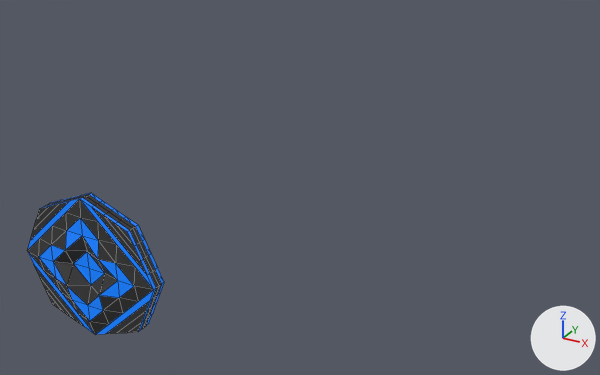
The FBX model Assets/CustomModels/tablet.fbx: old version first, new version second.
Rendered twice from a 50 mm lens placed at (1.126, -1.317, 1.098), pointed at (0.352, 0.09, 0.394). Lighting does not change. The marker at lower right points along +X, +Y and +Z. Mesh edges are drawn as thin lines. Where no turn or scale is listed for an object, it has been applied to the vertices. Vertices at the same position are counted once.
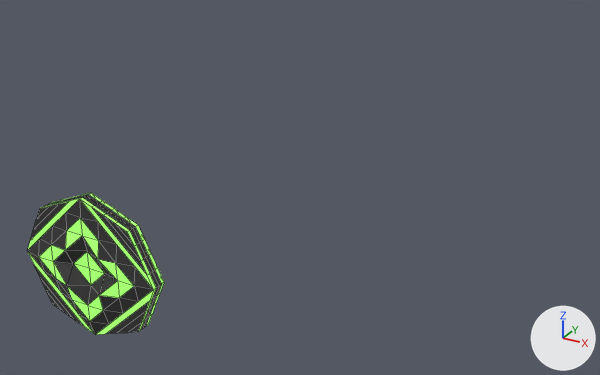
The newer file is also rescaled (x2.25), turned or shifted as a whole; pictures and numbers use the older file's frame.

Boxes [x1, y1, x2, y2] around the edits, measured in the pictures (600 x 375 px):
part 1 of me_cube, recoloured (blue to green)
    both: [28, 193, 164, 335]

The change in detail:
Material 'Glow' (mat_glow) is new.
Its base color is (0.234, 0.674, 0.102) (green #85d65a).
Its roughness is 0.517.
Its emission color is (0.234, 0.674, 0.102) (green #85d65a).
Its emission strength is 1.0.
me_cube has 238 vertices, 288 faces and spans x -0.249..0.838, y -0.149..0.248, z 0.02..0.732.
me_cube is used by ob_cube; location (0.0, 0.0, 0.0).
me_cube part 1: all 112 faces that had it switch from mat_blueglow (blue #005cbe) to mat_glow (green #85d65a).
